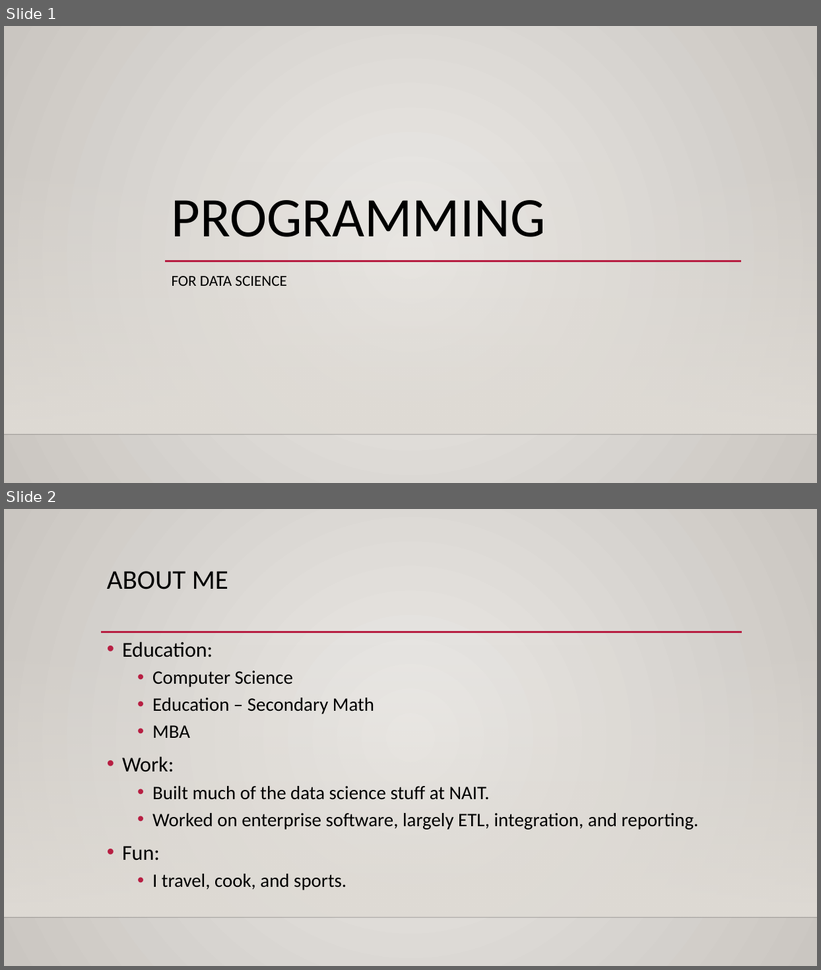
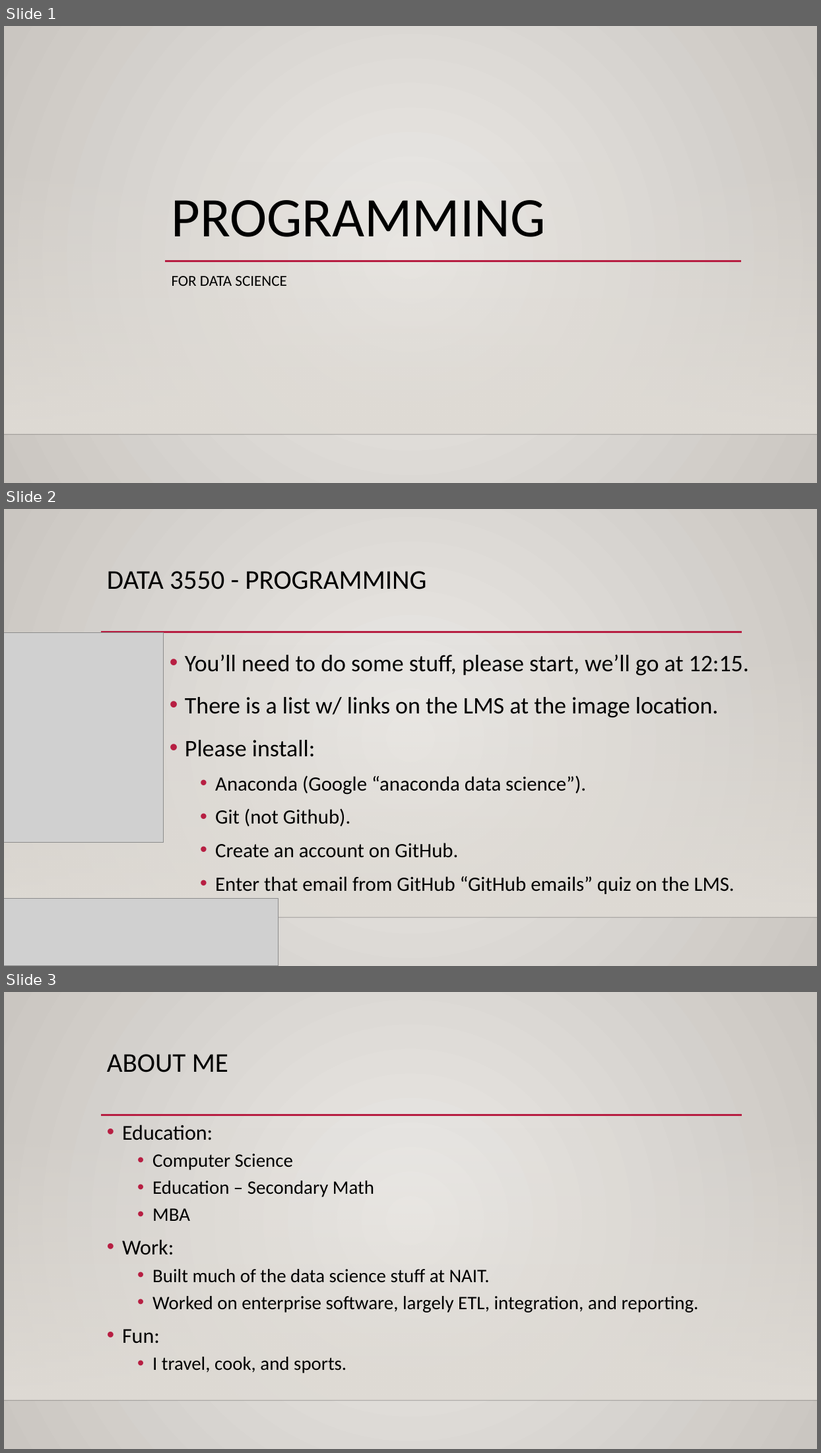
Before and after one commit to AkeemSemperDataScience/Programming_Basics_for_Machine_Learning_Students, a slide deck: reference_material/slides/001_intro_setup.pptx. Shown one above the other, each under a label of ours: slides 1 and 2 before the commit, slides 1, 2 and 3 after it. The pictures are 821x970 and 821x1453 pixels, drawn with LibreOffice and Linux fonts; fonts in the diff are those of the drawing; grey boxes stand for pictures; background and template pictures are left out. Boxes give left, top, right and bottom in pixels: in the first picture for what was removed or moved away, otherwise in the second. Text is boxed around its words. In the diff, an @@ line names an element or a change of style, - is before the commit and + after.

```diff
--- a/reference_material/slides/001_intro_setup.pptx
+++ b/reference_material/slides/001_intro_setup.pptx
@@ slide 2 added at (4,509,817,966), background gradient #ECEAE7 to #CAC7C1; not listed: 3 template elements that a slide beside it also shows @@
@@ title added at (107,571,426,590), 32 pt, text #000000 @@
+DATA 3550 - PROGRAMMING
@@ picture added at (4,633,163,843) @@
@@ text added at (185,655,749,894), 24 pt, text #000000 @@
+• You’ll need to do some stuff, please start, we’ll go at 12:15.
+• There is a list w/ links on the LMS at the image location.
+• Please install:
+  • Anaconda (Google “anaconda data science”).
+  • Git (not Github).
+  • Create an account on GitHub.
+  • Enter that email from GitHub “GitHub emails” quiz on the LMS.
@@ picture added at (4,899,278,966) @@
@@ what was slide 2 is now slide 3 @@
```
Also in this commit, not shown: 4 slides changed, 8 other slides added.
